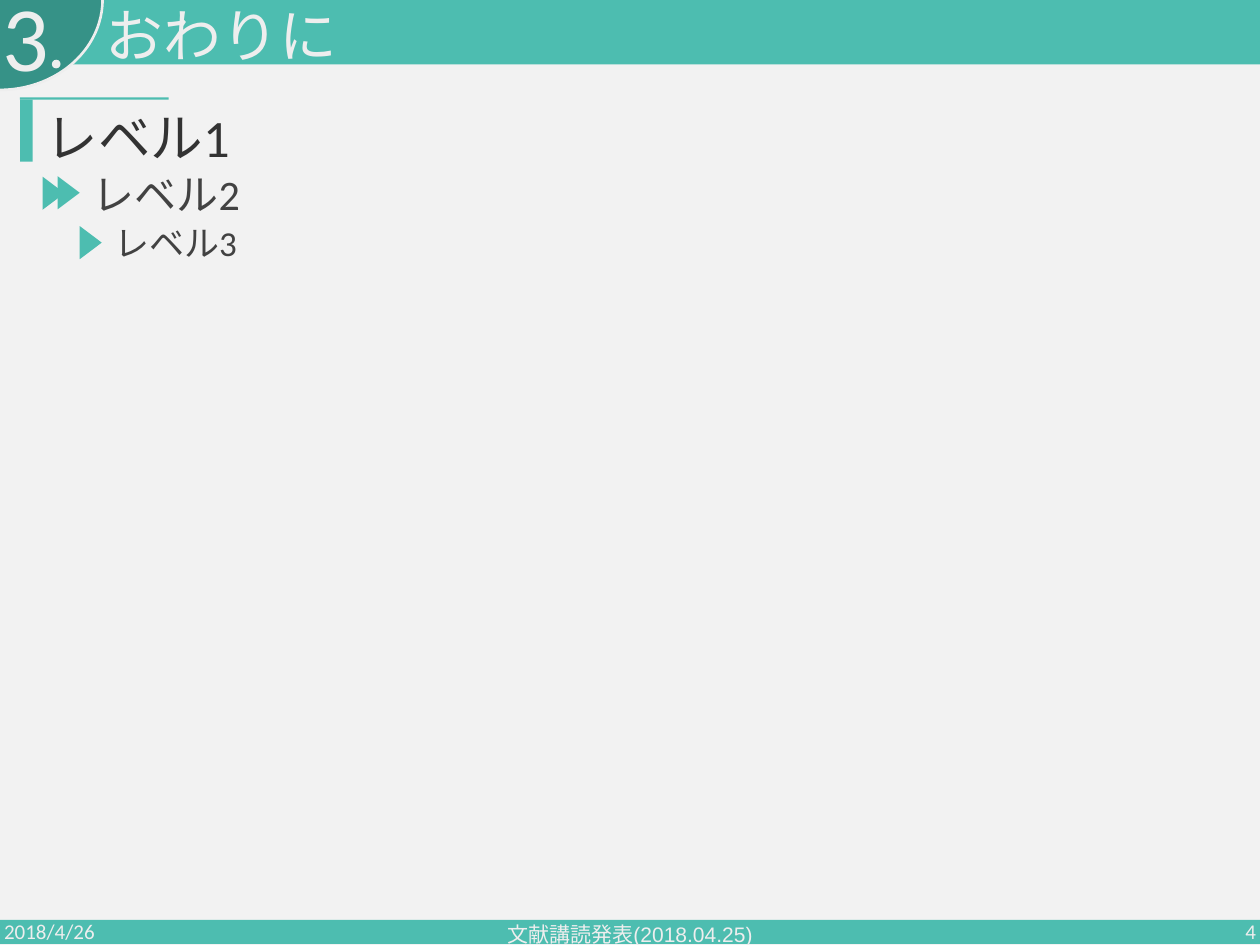
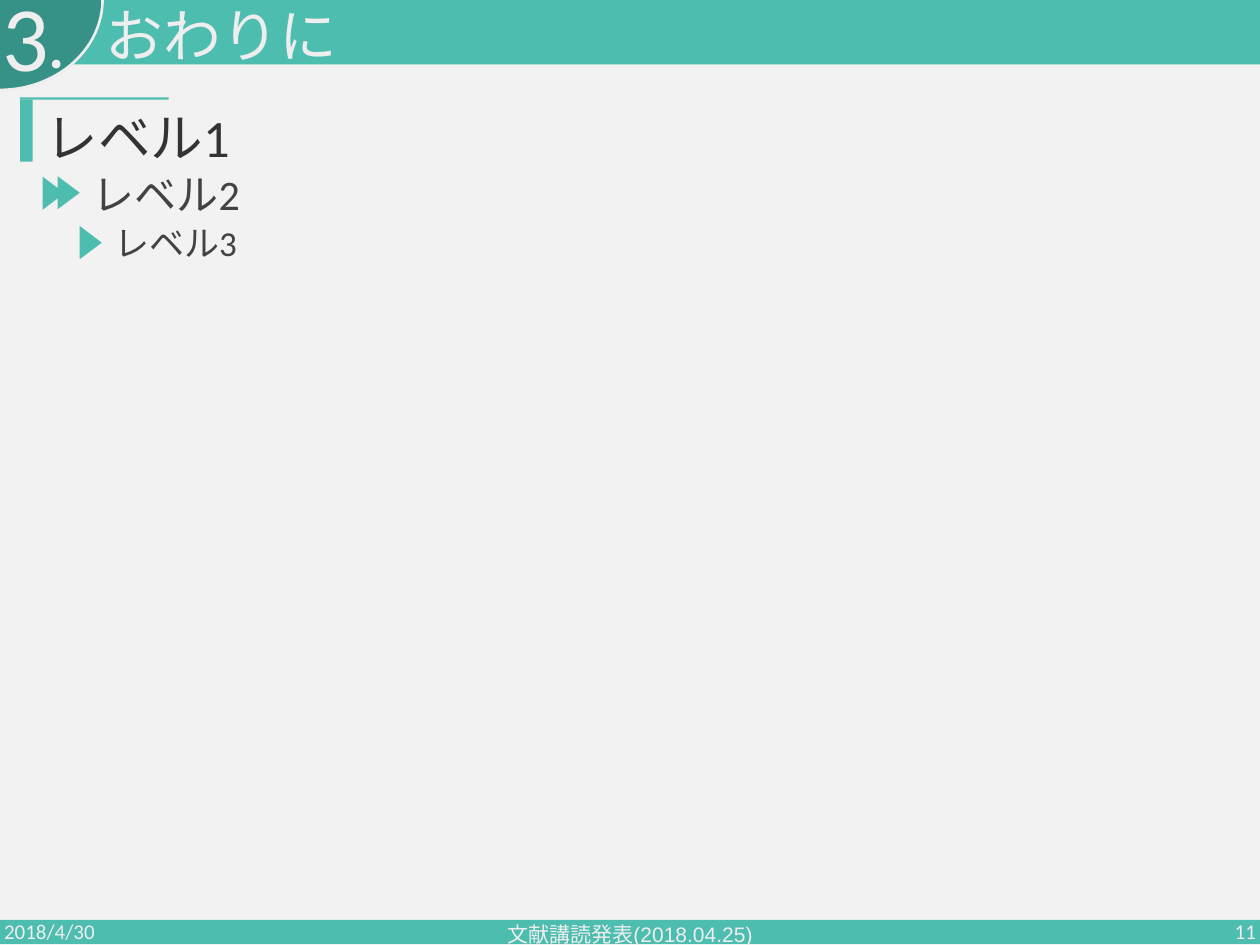
Before and after one commit to PajamaDrive/presentation, a slide deck: slide 11 of presentation_1st.pptx (slide 4 before the commit). Drawn at 1260x945 pixels with LibreOffice and Linux fonts; fonts in the diff are those of the drawing. Boxes give left, top, right and bottom in pixels: in the first picture for what was removed or moved away, otherwise in the second. Text is boxed around its words. In the diff, an @@ line names an element or a change of style, - is before the commit and + after.

```diff
--- a/presentation_1st.pptx
+++ b/presentation_1st.pptx
@@ text at (4, 924, 95, 945): text changed @@
-2018/4/26
+2018/4/30
@@ page number at (1235, 925, 1256, 945): text changed @@
-4
+11
```
Also in this commit, not shown: 4 other slides changed, 7 slides added.
